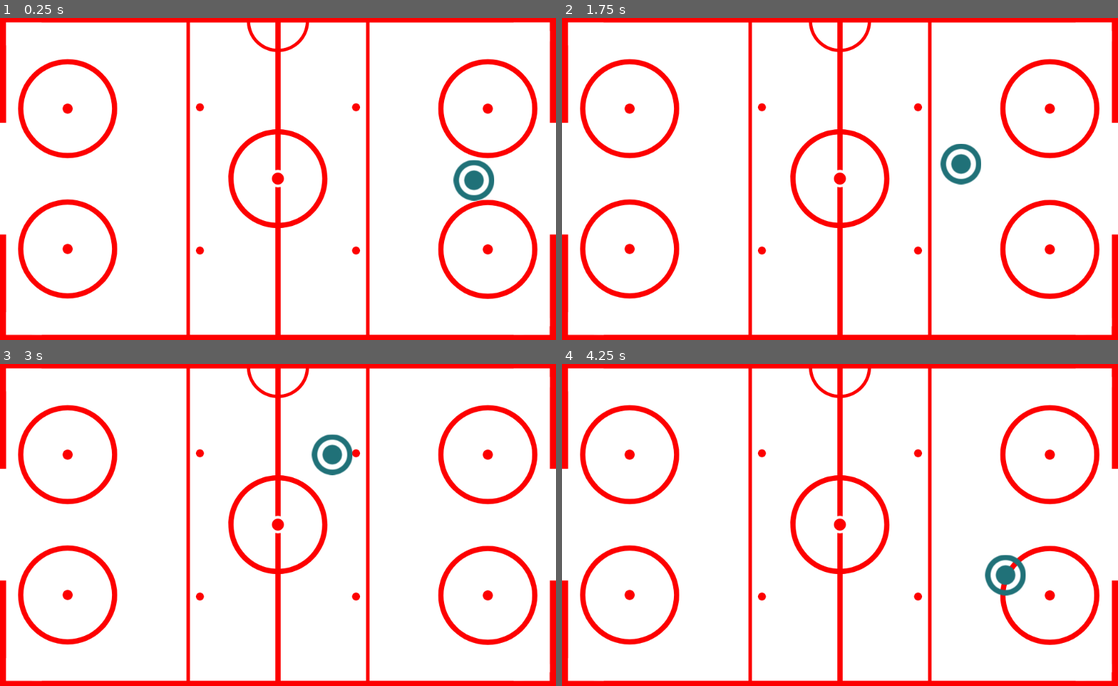
Above: before the commit, frames 1-4 (two rows, left to right).
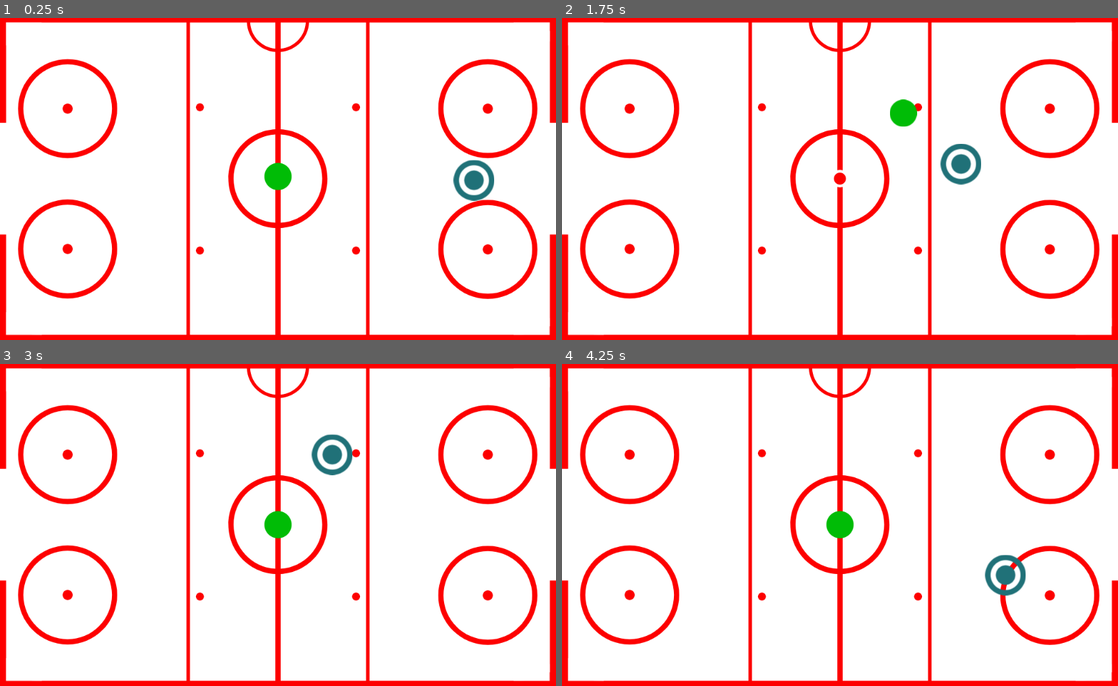
Above: after the commit, the same moments.

Repository: airpiazza/CS-4700-Pong
Game: Godot game, scene res://PongHockey/src/scenes/HockeyArena.tscn
Two runs of this game, one before a commit and one after it. Both use one fixed random seed, a clock stepped at 60 frames per second and the inputs below. This scene is started directly instead of the project's main scene.
Inputs (mouse positions are in pixels of both pictures, inside the frame that each line leads up to):
- Up to frame 1 (0.25 s): no input
- Up to frame 2 (1.75 s): tap Enter at 0.5 s; move the mouse to (962, 162) at 0.52 s; hold Up (ui_up) 0.53-1.28 s; tap Space at 1.25 s; move the mouse to (728, 195) at 1.27 s; hold Down (ui_down) from 1.28 s (still down)
- Up to frame 3 (3 s): move the mouse to (333, 454) at 2.02 s; release Down (ui_down) at 2.03 s; hold Up (ui_up) from 2.03 s (still down); move the mouse to (250, 589) at 2.77 s
- Up to frame 4 (4.25 s): tap Enter at 3.5 s; move the mouse to (1006, 573) at 3.52 s; release Up (ui_up) at 3.53 s; hold Down (ui_down) from 3.53 s (still down)

The runs differ from the first frame. In frame 1, 0.3% of the frame differs, in the area x 47-53%, y 44-54%; in frame 2, 0.3%; in frame 3, 0.3%, in the area x 47-53%, y 45-55%; in frame 4, 0.3%.

Commit message:
added hockey puck

Diff:
--- a/PongHockey/src/scenes/HockeyArena.tscn
+++ b/PongHockey/src/scenes/HockeyArena.tscn
@@ -1,8 +1,9 @@
-[gd_scene load_steps=9 format=2]
+[gd_scene load_steps=10 format=2]
 
 [ext_resource path="res://pong/assets/wall.png" type="Texture" id=1]
 [ext_resource path="res://PongHockey/src/scenes/Rink.tscn" type="PackedScene" id=2]
 [ext_resource path="res://PongHockey/src/scenes/PlayerMallet.tscn" type="PackedScene" id=3]
+[ext_resource path="res://PongHockey/src/scenes/HockeyPuck.tscn" type="PackedScene" id=4]
 
 [sub_resource type="ConvexPolygonShape2D" id=3]
 points = PoolVector2Array( 0, 0, 8, 0, 8, 8, 0, 8 )
@@ -64,7 +65,7 @@
 cell_size = Vector2( 8, 8 )
 show_collision = true
 format = 1
-tile_data = PoolIntArray( -1, 0, 0, -65536, 0, 0, -65535, 0, …(2456 unchanged characters)… 56, 0, 0, 1638399, 0, 0, 1572992, 0, 0, 1703935, 0, 0, 1638528, 0, 0, 1769471, 0, 0, 1704064, 0, 0, 1835007, 0, 0, 1769600, 0, 0, 1900543, 0, 0, 1835136, 0, 0, 1966079, 0, 0, 1900672, 0, 0, 2031615, 0, 0, 1966208, 0, 0, 2097151, 0, 0, 2031744, 0, 0, 2162687, 0, 0, 2097280, 0, 0, 2228223, 0, 0, 2162816, 0, 0, 2293759, 0, 0, 2228352, 0, 0, 2359295, 0, 0, 2293888, 0, 0, 2424831, 0, 0, 2359424, 0, 0, 2490367, 0, 0, 2424960, 0, 0, 2555903, 0, 0, 2490496, 0, 0, 2621439, 0, 0, 2556032, 0, 0, 2686975, 0, 0, 2621568, 0, 0, 2752511, 0, 0, 2687104, 0, 0, 2818047, 0, 0, 2752640, 0, 0, 2883583, 0, 0, 2818176, 0, 0, 2949119, 0, 0, 2883712, 0, 0, 3014655, 0, 0, 2949248, 0, 0, 3080191, 0, 0, 3014784, 0, 0, 3145727, 0, 0, 3080320, 0, 0, 3211263, 0, 0, 3145856, 0, 0, 3276799, 0, 0, 3211392, 0, 0, 3342335, 0, 0, 3276928, 0, 0, 3407871, 0 …(2660 unchanged characters)…
+tile_data = PoolIntArray( -1, 0, 0, -65536, 0, 0, -65535, 0, …(2456 unchanged characters)… 56, 0, 0, 1638399, 0, 0, 1572992, 0, 0, 3342335, 0, 0, 3276928, 0, 0, 3407871, 0 …(2660 unchanged characters)…
 
 [node name="Rink" parent="." instance=ExtResource( 2 )]
 margin_left = 512.0
@@ -73,3 +74,5 @@
 margin_bottom = 300.0
 
 [node name="PlayerMallet" parent="." instance=ExtResource( 3 )]
+
+[node name="Puck" parent="." instance=ExtResource( 4 )]
--- /dev/null
+++ b/PongHockey/src/scenes/HockeyPuck.gd
@@ -0,0 +1,71 @@
+extends KinematicBody2D
+
+
+# Declare member variables here. Examples:
+# var a = 2
+# var b = "text"
+export var speed = 500.0
+var velocity = Vector2()
+var random_number_generator = RandomNumberGenerator.new()
+var signs = [-1, 1]
+
+# Called when the node enters the scene tree for the first time.
+func _ready():
+	random_number_generator.randomize()
+	toggle_ball_visibility()
+	yield(get_tree().create_timer(1.5), "timeout")
+	toggle_ball_visibility()
+	spawn_ball()
+
+# Called every frame. 'delta' is the elapsed time since the previous frame.
+func _physics_process(delta):
+	var collision = move_and_collide(velocity*delta)
+
+	if collision:
+		velocity = velocity.bounce(collision.normal)
+
+	if player_scored():
+#		increase_player_score()
+		toggle_ball_visibility()
+		reposition_ball()
+		stop_ball()
+		yield(get_tree().create_timer(2.0), "timeout")
+		toggle_ball_visibility()
+		spawn_ball()
+
+	if ai_scored():
+#		increase_ai_score()
+		toggle_ball_visibility()
+		reposition_ball()
+		stop_ball()
+		yield(get_tree().create_timer(2.0), "timeout")
+		toggle_ball_visibility()
+		spawn_ball()
+
+func spawn_ball():
+	var x_random_direction = signs[random_number_generator.randi() % signs.size()]
+	var y_random_direction = signs[random_number_generator.randi() % signs.size()]
+	velocity = Vector2(x_random_direction, y_random_direction)*speed
+
+func reposition_ball():
+	self.position.x = 512
+	self.position.y = 300
+#	self.position.y = random_number_generator.randi_range(0, 600)
+
+func increase_player_score():
+	Score.player_score += 1
+
+func increase_ai_score():
+	Score.ai_score += 1
+
+func ai_scored():
+	return self.position.x >= 1024
+
+func player_scored():
+	return self.position.x <= 0
+
+func stop_ball():
+	velocity = Vector2.ZERO
+
+func toggle_ball_visibility():
+	self.get_child(0).visible = not self.get_child(0).visible
--- /dev/null
+++ b/PongHockey/src/scenes/HockeyPuck.tscn
@@ -0,0 +1,17 @@
+[gd_scene load_steps=4 format=2]
+
+[ext_resource path="res://PongHockey/assets/hockey_puck.png" type="Texture" id=1]
+[ext_resource path="res://PongHockey/src/scenes/HockeyPuck.gd" type="Script" id=2]
+
+[sub_resource type="CircleShape2D" id=1]
+radius = 25.2982
+
+[node name="Puck" type="KinematicBody2D"]
+position = Vector2( 512, 296 )
+script = ExtResource( 2 )
+
+[node name="PuckCollisionBody" type="CollisionShape2D" parent="."]
+shape = SubResource( 1 )
+
+[node name="HockeyPuck" type="Sprite" parent="."]
+texture = ExtResource( 1 )
Binary file added: PongHockey/assets/hockey_puck.png
Not shown, added: PongHockey/assets/hockey_puck.png.import
